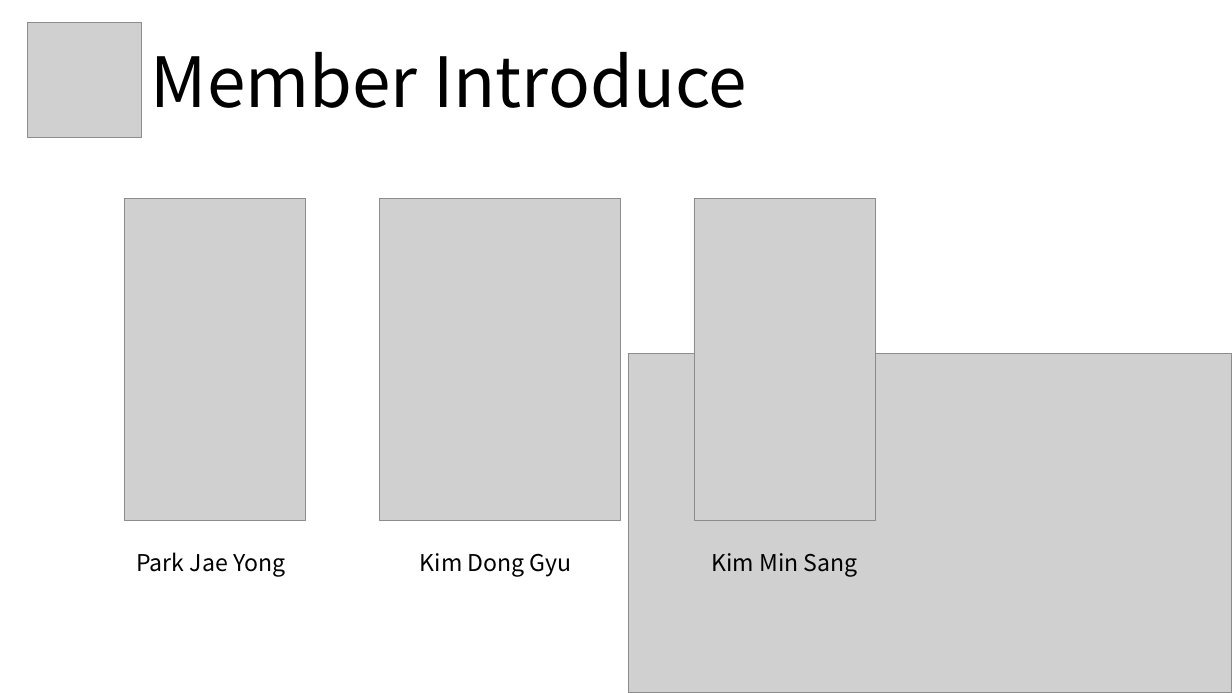
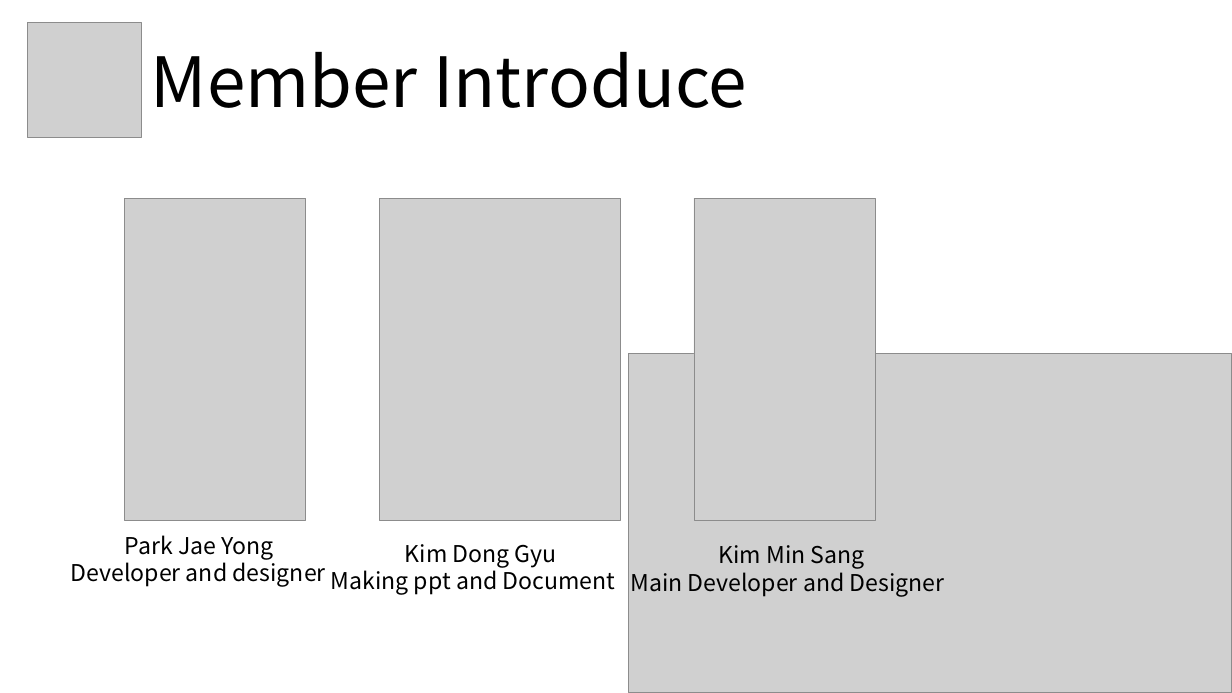
Before and after one commit to ggjae/2016msami, a slide deck: slide 3 of finalppt/final ppt_ver.3.pptx. Drawn at 1232x693 pixels with LibreOffice and Linux fonts; fonts in the diff are those of the drawing; grey boxes stand for pictures. Boxes give left, top, right and bottom in pixels: in the first picture for what was removed or moved away, otherwise in the second. Text is boxed around its words. In the diff, an @@ line names an element or a change of style, - is before the commit and + after.

Commit message:
ppt ver.05 and code modify

```diff
--- a/finalppt/final ppt_ver.3.pptx
+++ b/finalppt/final ppt_ver.3.pptx
@@ text "Park Jae Yong": place and size @@
-text "Park Jae Yong" at box(136, 552, 285, 577)
+text "Park Jae Yong" at box(71, 535, 326, 587)
@@ text at box(125, 535, 274, 559): alignment left to centre @@
@@ text "Kim Dong Gyu": place and size @@
-text "Kim Dong Gyu" at box(420, 553, 572, 577)
+text "Kim Dong Gyu" at box(331, 544, 616, 595)
@@ text "Kim Min Sang": place and size @@
-text "Kim Min Sang" at box(712, 553, 858, 577)
+text "Kim Min Sang" at box(630, 545, 945, 597)
@@ text at box(71, 558, 326, 587): paragraph added @@
+Developer and designer
@@ text at box(331, 566, 616, 595): paragraph added @@
+Making ppt and Document
@@ text at box(405, 544, 557, 567): alignment left to centre @@
@@ text at box(630, 568, 945, 597): paragraph added @@
+Main Developer and Designer
@@ text at box(719, 545, 865, 569): alignment left to centre @@
```
Also in this commit, not shown: 2 other slides changed, 1 slide added, 2 slides removed, 6 other files.
